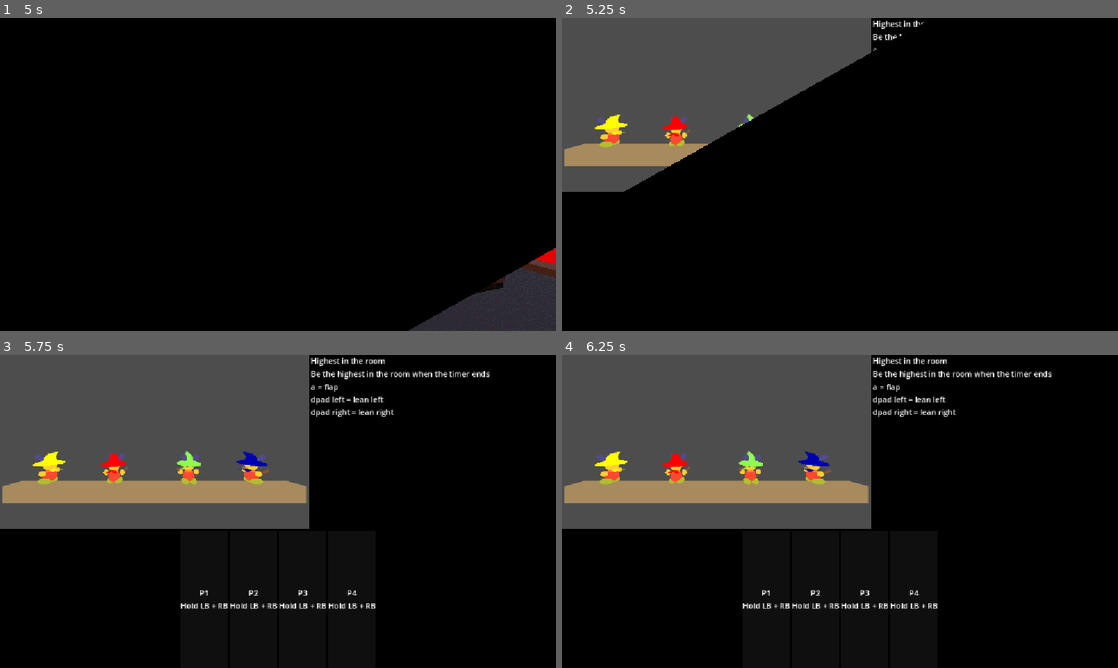
Above: before the commit, frames 1-4 (two rows, left to right).
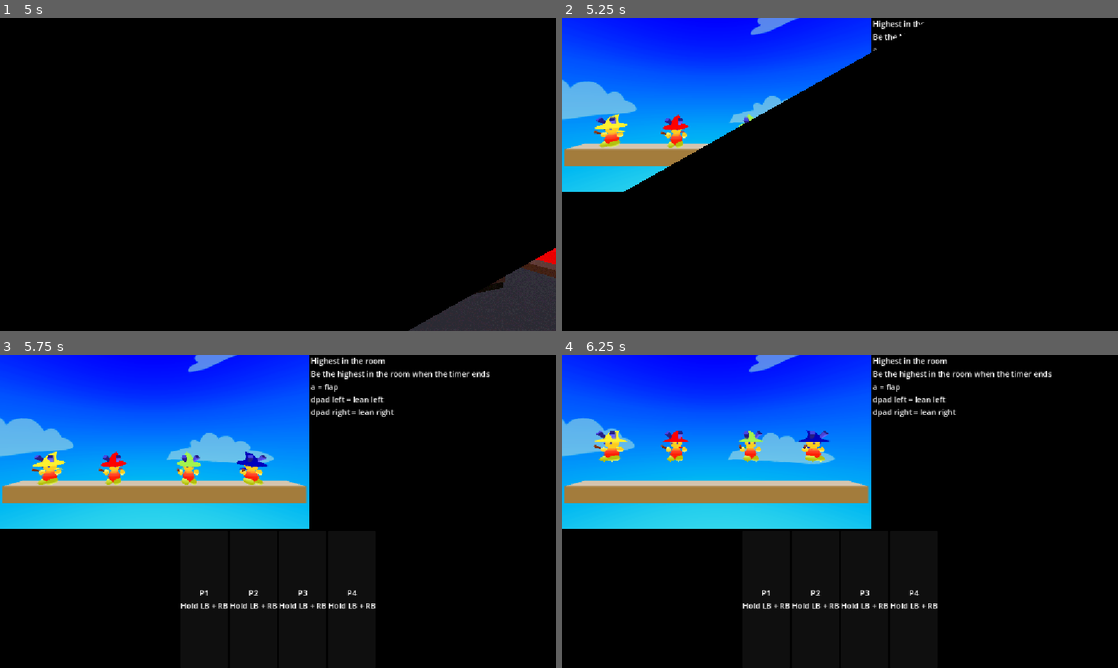
Above: after the commit, the same moments.

Repository: JZxAkuma/Game-Prototype-3
Game: Godot game, scene res://DO NOT TOUCH/Scene/main.tscn
The game is run twice, just before and just after one commit, with the same random seed, the same clock (stepped at 60 frames per second) and the same inputs.
Inputs (mouse positions are in pixels of both pictures, inside the frame that each line leads up to):
- Up to frame 1 (5 s): tap Enter (ui_accept) at 0.5 s; move the mouse to (400, 158) at 0.52 s; hold D (right) 0.53-1.28 s; hold J (a) 0.53-1.28 s; tap 2 (flappy) at 0.77, 1.07, 1.52, 1.82, 3.77, 4.07, 4.52, 4.82 s; tap K (b) at 0.8, 1.35 s; move the mouse to (166, 190) at 1.27 s; hold S (down) 1.28-2 s; tap O (lb) at 1.55, 2.85 s; click "Start" at 2 s; tap A (left) at 2.75, 3.5 s; move the mouse to (333, 105) at 2.77 s; hold D (right) 2.78-3.53 s; hold L (start) 2.78-3.53 s; move the mouse to (250, 237) at 3.52 s; hold W (up) 3.53-4.28 s; tap L (start) at 3.6 s; tap U (x) at 3.8, 4.35 s; move the mouse to (444, 221) at 4.27 s; hold A (left) from 4.28 s (still down); tap I (y) at 4.55 s
- Up to frame 2 (5.25 s): keep holding A (left); move the mouse to (673, 127) at 5.02 s; tap I (y) at 5.1 s
- Up to frame 3 (5.75 s): keep holding A (left); tap 2 (flappy) at 5.27, 5.57 s; tap J (a) at 5.3 s
- Up to frame 4 (6.25 s): move the mouse to (867, 511) at 5.77 s; release A (left) at 5.78 s; hold S (down) from 5.78 s (still down); hold J (a) from 5.78 s (still down); tap K (b) at 6.05 s

Frame 1 is identical in both runs. In frame 2, 21% of the frame differs, in the area x 0-56%, y 0-56%; in frame 3, 30%; in frame 4, 31%.

Commit message:
flappy increment

Diff:
--- a/DO NOT TOUCH/Scene/minigames/flappy_bird/flappy_scene.tscn
+++ b/DO NOT TOUCH/Scene/minigames/flappy_bird/flappy_scene.tscn
@@ -2,10 +2,47 @@
 
 [ext_resource type="Script" uid="uid://bg7lq0tpxc62x" path="res://DO NOT TOUCH/Scene/minigames/flappy_bird/minigame_flappy.gd" id="1_vygtr"]
 [ext_resource type="Script" uid="uid://bx3kx57jxf8y6" path="res://DO NOT TOUCH/Script/tutorial_layer.gd" id="2_2mow2"]
+[ext_resource type="Shader" uid="uid://c1alju3yplb4m" path="res://DO NOT TOUCH/shader/SkyScroller.gdshader" id="2_s7rr5"]
 [ext_resource type="Texture2D" uid="uid://dy2fyap6ohcqn" path="res://DO NOT TOUCH/2D/UI Assets/3.png" id="3_1nc1h"]
+[ext_resource type="Texture2D" uid="uid://cols7mqcx0dji" path="res://DO NOT TOUCH/Environmental Assets/Sky Scroller/Skybox.png" id="3_c8yw6"]
 [ext_resource type="Texture2D" uid="uid://cq6ekl48c2skp" path="res://DO NOT TOUCH/2D/UI Assets/2.png" id="4_wwr53"]
 [ext_resource type="Texture2D" uid="uid://b6fe8u31gibph" path="res://DO NOT TOUCH/2D/UI Assets/1.png" id="5_s7rr5"]
 [ext_resource type="Texture2D" uid="uid://cr30sryc5sssp" path="res://DO NOT TOUCH/2D/UI Assets/Go.png" id="6_c8yw6"]
+[ext_resource type="Theme" uid="uid://ku3uha8ujhrr" path="res://DO NOT TOUCH/BoxStyle/box.tres" id="9_c8yw6"]
+
+[sub_resource type="ShaderMaterial" id="ShaderMaterial_hjrpj"]
+shader = ExtResource("2_s7rr5")
+shader_parameter/sky_texture = ExtResource("3_c8yw6")
+
+[sub_resource type="Sky" id="Sky_cal7y"]
+sky_material = SubResource("ShaderMaterial_hjrpj")
+
+[sub_resource type="Environment" id="Environment_0nyub"]
+background_mode = 2
+background_color = Color(0.872721, 0.8117197, 0.6275808, 1)
+sky = SubResource("Sky_cal7y")
+ambient_light_source = 2
+ambient_light_color = Color(0.60434884, 0.4994647, 0.3396008, 1)
+ambient_light_energy = 4.0
+reflected_light_source = 1
+tonemap_mode = 3
+tonemap_exposure = 0.64
+tonemap_white = 1.68
+ssil_enabled = true
+ssil_intensity = 2.6
+sdfgi_bounce_feedback = 0.31
+sdfgi_energy = 0.2
+fog_mode = 1
+fog_light_color = Color(0.50833166, 0.8550044, 0.84298277, 1)
+fog_light_energy = 0.6
+fog_density = 0.28
+fog_aerial_perspective = 0.13
+fog_height = -52.96
+fog_height_density = 2.2069
+fog_depth_end = 1251.4
+adjustment_enabled = true
+adjustment_contrast = 1.12
+adjustment_saturation = 1.19
 
 [sub_resource type="Animation" id="Animation_i1mr1"]
 length = 0.001
@@ -443,23 +480,30 @@
 transform = Transform3D(1, 0, 0, 0, 1, 0, 0, 0, 1, 0, 3.1386428, 7.1966047)
 
 [node name="CSGBox3D" type="CSGBox3D" parent="Game scene" unique_id=2071509430]
+use_collision = true
 size = Vector3(18, 1, 1)
 
+[node name="WorldEnvironment2" type="WorldEnvironment" parent="Game scene" unique_id=1533866362]
+environment = SubResource("Environment_0nyub")
+
+[node name="DirectionalLight3D" type="DirectionalLight3D" parent="Game scene" unique_id=925675861]
+transform = Transform3D(1, 0, 0, 0, -5.9604645e-08, 1, 0, -1, -5.9604645e-08, 0, 182, 0)
+
 [node name="players" type="Node3D" parent="." unique_id=1118147660]
 
 [node name="spawns" type="Node3D" parent="." unique_id=1286182102]
 
 [node name="Marker3D" type="Marker3D" parent="spawns" unique_id=1426830225]
-transform = Transform3D(1, 0, 0, 0, 1, 0, 0, 0, 1, -2.5521765, 0.4995358, 0)
+transform = Transform3D(-1, 0, -8.742278e-08, 0, 1, 0, 8.742278e-08, 0, -1, -2.5521765, 0.4995358, 0)
 
 [node name="Marker3D2" type="Marker3D" parent="spawns" unique_id=921795307]
 transform = Transform3D(-1, 0, 8.742278e-08, 0, 1, 0, -8.742278e-08, 0, -1, 2.1657734, 0.5237491, 0)
 
 [node name="Marker3D3" type="Marker3D" parent="spawns" unique_id=1426212345]
-transform = Transform3D(-4.371139e-08, 0, -1, 0, 1, 0, 1, 0, -4.371139e-08, 6.1434345, 0.5379046, 0)
+transform = Transform3D(-1, 0, -8.742278e-08, 0, 1, 0, 8.742278e-08, 0, -1, 6.1434345, 0.5379046, 0)
 
 [node name="Marker3D4" type="Marker3D" parent="spawns" unique_id=388128254]
-transform = Transform3D(-4.371139e-08, 0, 1, 0, 1, 0, -1, 0, -4.371139e-08, -6.624716, 0.5379045, 0)
+transform = Transform3D(-1, 0, -8.742278e-08, 0, 1, 0, 8.742278e-08, 0, -1, -6.624716, 0.5379045, 0)
 
 [node name="Tutorial layer" type="CanvasLayer" parent="." unique_id=377442424 node_paths=PackedStringArray("play_cam")]
 script = ExtResource("2_2mow2")
@@ -606,3 +650,31 @@
 [node name="AnimationPlayer" type="AnimationPlayer" parent="countdown layer" unique_id=1991912628]
 root_node = NodePath("../..")
 libraries/ = SubResource("AnimationLibrary_hjrpj")
+
+[node name="Game layer" type="CanvasLayer" parent="." unique_id=1499299549]
+
+[node name="Control" type="Control" parent="Game layer" unique_id=920422853]
+layout_mode = 3
+anchors_preset = 15
+anchor_right = 1.0
+anchor_bottom = 1.0
+grow_horizontal = 2
+grow_vertical = 2
+theme = ExtResource("9_c8yw6")
+
+[node name="Label" type="Label" parent="Game layer/Control" unique_id=567499551]
+layout_mode = 1
+anchors_preset = 8
+anchor_left = 0.5
+anchor_top = 0.5
+anchor_right = 0.5
+anchor_bottom = 0.5
+offset_left = -20.0
+offset_top = -11.5
+offset_right = 20.0
+offset_bottom = 11.5
+grow_horizontal = 2
+grow_vertical = 2
+theme_override_colors/font_color = Color(1, 1, 1, 0.21568628)
+theme_override_font_sizes/font_size = 220
+text = "Kote"
--- a/DO NOT TOUCH/Scene/minigames/flappy_bird/minigame_flappy.gd
+++ b/DO NOT TOUCH/Scene/minigames/flappy_bird/minigame_flappy.gd
@@ -1,6 +1,48 @@
 extends MiniGameBase
 
 @export var play_cam: Camera3D
+@export var round_time := 120
 
-func _start_round(_practice: bool) -> void:
-	pass
+@onready var timer_label: Label = $"Game layer/Control/Label"
+
+var round_id := 0
+
+
+func _start_round(practice: bool) -> void:
+	super(practice)
+	round_id += 1
+	timer_label.hide()
+	if practice:
+		return
+	_run_timer(round_id)
+
+
+func _run_timer(id: int) -> void:
+	var end_ms := Time.get_ticks_msec() + round_time * 1000
+	var left := round_time
+	timer_label.text = str(left)
+	timer_label.show()
+
+	while left > 0:
+		await get_tree().create_timer(1.0).timeout
+		if not is_inside_tree() or id != round_id or state != State.play:
+			return
+		left = maxi(ceili((end_ms - Time.get_ticks_msec()) / 1000.0), 0)
+		timer_label.text = str(left)
+
+	timer_label.hide()
+	_finish_round()
+
+
+func _finish_round() -> void:
+	var best := -1
+	var winner := -1
+	var tied := false
+	for c in chars.values():
+		if c.score > best:
+			best = c.score
+			winner = c.slot
+			tied = false
+		elif c.score == best:
+			tied = true
+	round_over.emit(-1 if tied else winner)
--- a/DO NOT TOUCH/Script/minigame/character state/state_flappy.gd
+++ b/DO NOT TOUCH/Script/minigame/character state/state_flappy.gd
@@ -1,5 +1,20 @@
 extends CharacterState
+
+const gravity := 25.0
+const flap_strength := 9.0
+const max_fall_speed := 20.0
 
 func _enter() -> void:
 	character.score = 0
-	character.play_anim(&"idle")
+	character.velocity = Vector3.ZERO
+
+func _physics_update(delta: float) -> void:
+	if Input.is_action_just_pressed(PlayerInput._act(character.slot, &"a")):
+		character.velocity.y = flap_strength
+
+	character.velocity.y = maxf(character.velocity.y - gravity * delta, -max_fall_speed)
+	character.velocity.z = 0.0
+	character.move_and_slide()
+
+func _exit() -> void:
+	character.velocity = Vector3.ZERO
Not shown: 1 places in DO NOT TOUCH/Scene/minigames/sumo/sumo_scene.tscn that only renumber resources
